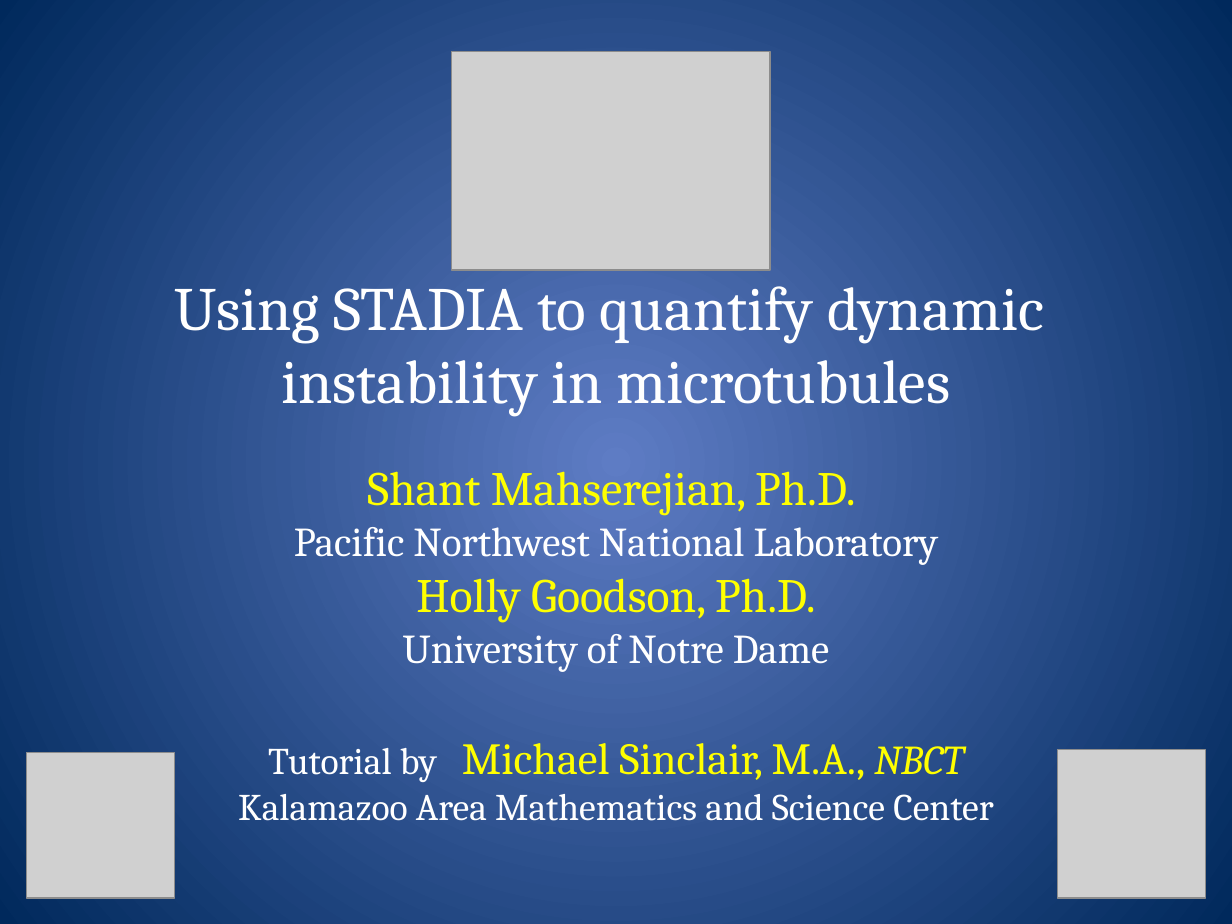
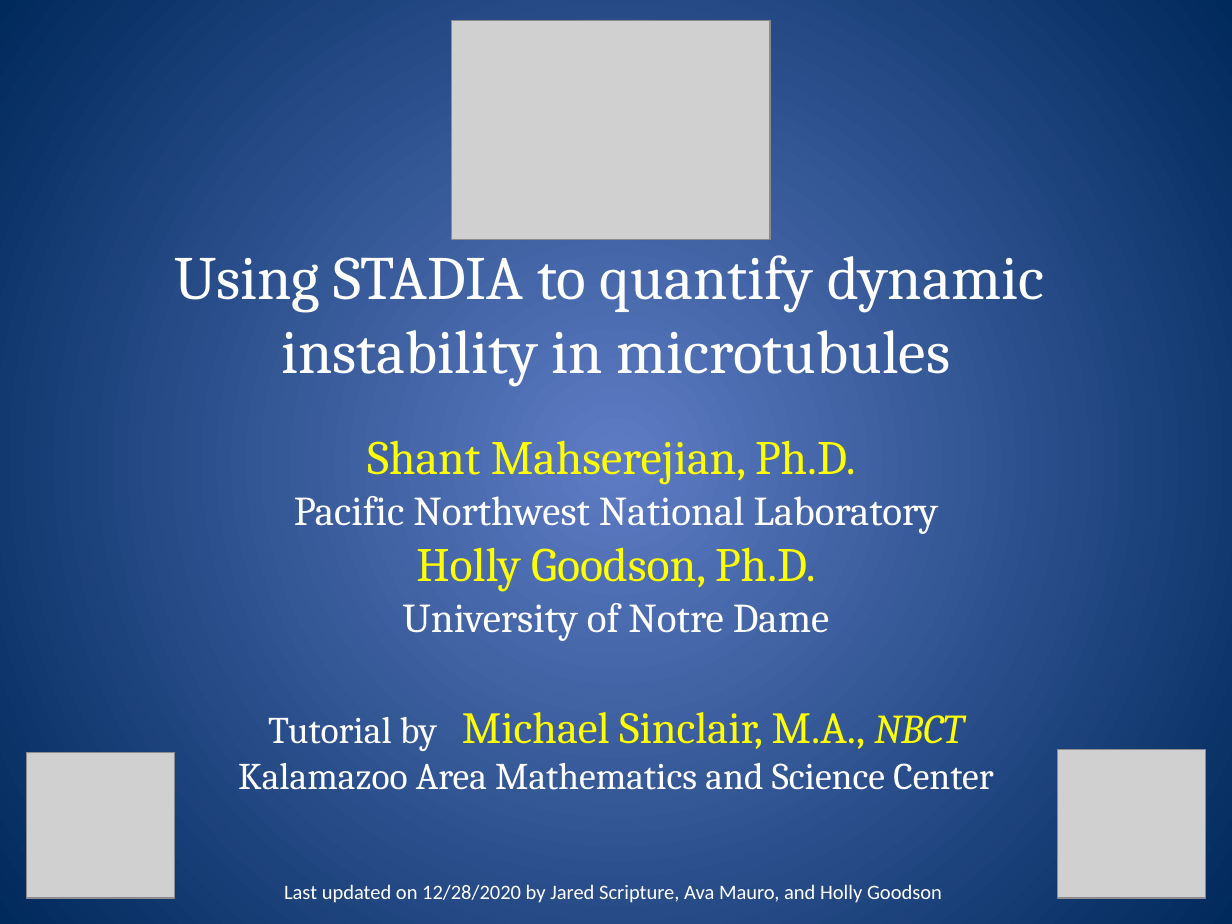
Before and after one commit to GoodsonLab/STADIA, a slide deck: slide 1 of STADIA-tutorial.pptx. Drawn at 1232x924 pixels with LibreOffice and Linux fonts; fonts in the diff are those of the drawing; grey boxes stand for pictures. Boxes give left, top, right and bottom in pixels: in the first picture for what was removed or moved away, otherwise in the second. Text is boxed around its words. In the diff, an @@ line names an element or a change of style, - is before the commit and + after.

```diff
--- a/STADIA-tutorial.pptx
+++ b/STADIA-tutorial.pptx
@@ 1 picture, 1 title, 1 subtitle: place and size @@
-1 picture, 1 title, 1 subtitle at [174,52,1044,821]
+1 picture, 1 title, 1 subtitle at [174,21,1044,790]
@@ text added at [284,884,942,903], 12 pt, text #FFFFFF @@
+Last updated on 12/28/2020 by Jared Scripture, Ava Mauro, and Holly Goodson
```
Also in this commit, not shown: 5 other slides changed, 2 slides added.
